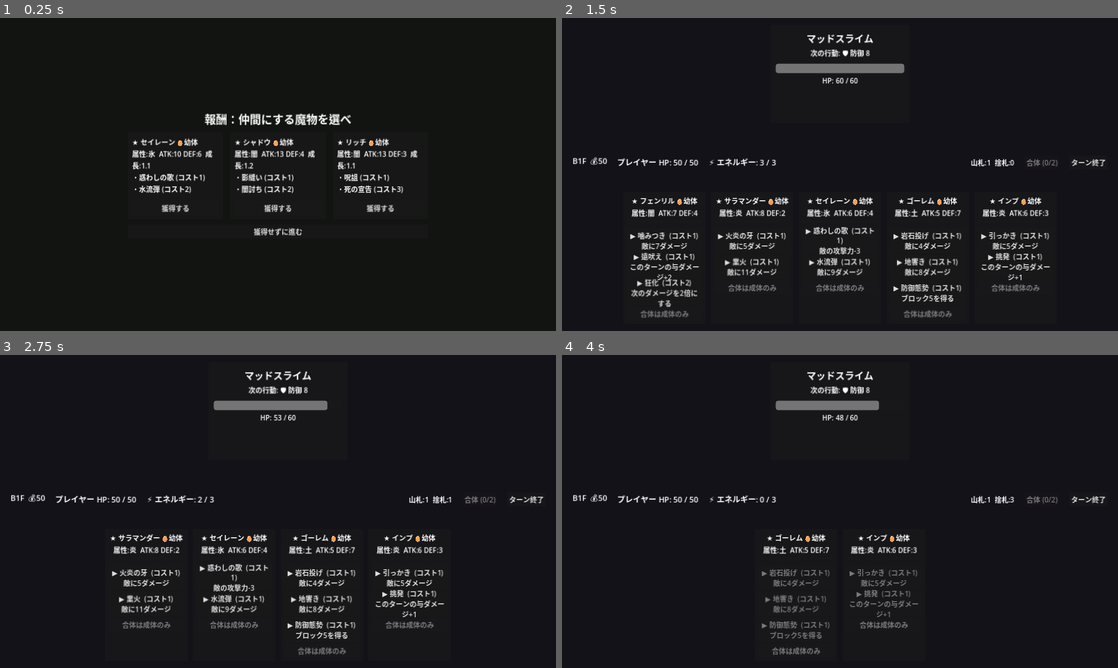
Above: before the commit, frames 1-4 (two rows, left to right).
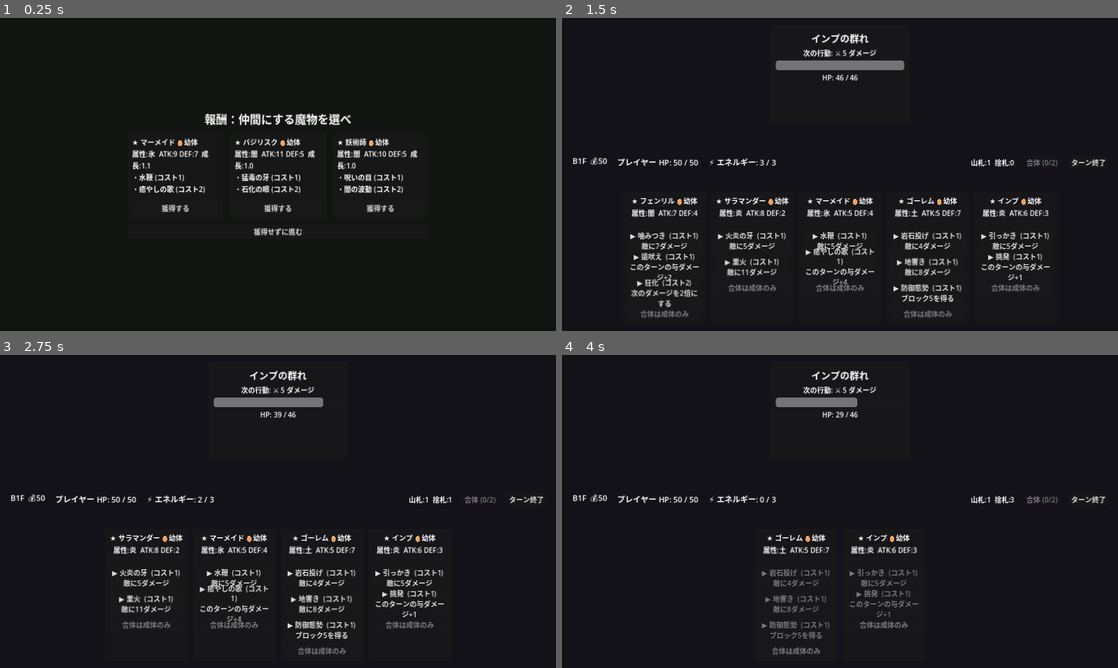
Above: after the commit, the same moments.

Repository: bakery48/mortal-pact
Game: Godot game, scene res://scenes/ui/reward.tscn
Two runs of this game, one before a commit and one after it. Both use one fixed random seed, a clock stepped at 60 frames per second and the inputs below. This scene is started directly instead of the project's main scene.
Inputs (mouse positions are in pixels of both pictures, inside the frame that each line leads up to):
- Up to frame 1 (0.25 s): no input
- Up to frame 2 (1.5 s): click "獲得する" at 0.5 s; click "進む" at 1.25 s
- Up to frame 3 (2.75 s): click "▶ 噛みつき (コスト1) 敵に7ダメージ" at 2 s
- Up to frame 4 (4 s): click "▶ 火炎の牙 (コスト1) 敵に5ダメージ" at 2.75 s; click (751, 577) at 3.5 s, where only the run before the commit has a clickable "▶ 惑わしの歌 (コスト1) 敵の攻撃力-3"

The runs differ from the first frame. In frame 1, 1.3% of the frame differs, in the area x 25-74%, y 38-56%; in frame 2, 2.0%, in the area x 38-62%, y 4-86%; in frame 3, 1.9%; in frame 4, 1.0%.

Commit message:
状態異常システムを実装（毒・炎上・凍結・再生）
- StatusSet クラスを追加し、敵・プレイヤー双方が状態異常を保持
  毒=毎ターンDoT(減衰) / 炎上=被ダメ1.5倍 / 凍結=行動スキップ / 再生=毎ターン回復
- コマンド効果に POISON/BURN/FREEZE/REGEN を追加（計12種）
- 敵に毒付与インテント(POISON)を追加し、毒蛇・邪毒の妖蛆・深淵の王に付与
- 炎上中の被ダメ増加、凍結による行動スキップ、毒の固定ダメージを実装
- 状態異常特化の魔物6種を追加（カタログ46種）
- カード表示・HUD（敵/自陣の状態アイコン）を更新
- 図鑑HTMLを再生成、生成スクリプトを冪等化、README/設計書を更新

https://claude.ai/code/session_01SGpNd8xjjtE9S1hYpNHnwi

Diff:
--- a/scenes/battle/battle_manager.gd
+++ b/scenes/battle/battle_manager.gd
@@ -22,6 +22,8 @@
 var double_next := false
 ## プレイヤーのブロック（敵の攻撃を軽減）。プレイヤーターン開始でリセット。
 var player_block := 0
+## プレイヤーにかかった状態異常（毒・再生など）。
+var player_status := StatusSet.new()
 var battle_over := false
 
 var enemy: EnemyUI
@@ -159,6 +161,19 @@
 func _start_player_turn() -> void:
 	if battle_over:
 		return
+
+	# プレイヤーの状態異常を処理（毒ダメージ・再生回復）。
+	var pt := player_status.tick_turn()
+	if pt.poison > 0:
+		player_hp = max(0, player_hp - int(pt.poison))
+		_flash_message("毒で %d ダメージ" % int(pt.poison))
+	if pt.regen > 0:
+		player_hp = mini(player_max_hp, player_hp + int(pt.regen))
+	if player_hp <= 0:
+		_refresh()
+		_lose()
+		return
+
 	energy = MAX_ENERGY
 	atk_buff = 0
 	double_next = false
@@ -240,6 +255,14 @@
 			enemy.apply_weaken(p)
 		CommandData.Effect.ENERGY:
 			energy += cmd.power # エネルギーは段階補正なしの素の値
+		CommandData.Effect.POISON:
+			enemy.add_status(StatusSet.Status.POISON, p)
+		CommandData.Effect.BURN:
+			enemy.add_status(StatusSet.Status.BURN, cmd.power) # 炎上は素のターン数
+		CommandData.Effect.FREEZE:
+			enemy.add_status(StatusSet.Status.FREEZE, cmd.power) # 凍結は素の回数
+		CommandData.Effect.REGEN:
+			player_status.add(StatusSet.Status.REGEN, p)
 
 func _on_end_turn_pressed() -> void:
 	if battle_over:
@@ -247,16 +270,35 @@
 	_enemy_turn()
 
 func _enemy_turn() -> void:
-	# 自ターン開始でブロックをリセットし、予告した行動を実行。
-	enemy.reset_block()
-	var dmg := enemy.execute()
-	if dmg > 0:
-		# プレイヤーのブロックで軽減する。
-		var actual := max(0, dmg - player_block)
-		player_block = max(0, player_block - dmg)
-		if actual > 0:
-			player_hp = max(0, player_hp - actual)
-			Audio.play_se("hit")
+	# 敵の状態異常を処理（毒ダメージ・再生回復）。
+	var et := enemy.status.tick_turn()
+	if et.poison > 0:
+		enemy.take_fixed(int(et.poison))
+		_flash_message("%s は毒で %d ダメージ" % [enemy.enemy_name, int(et.poison)])
+	if et.regen > 0:
+		enemy.heal(int(et.regen))
+	_refresh()
+	if enemy.is_dead():
+		_win()
+		return
+
+	# 凍結中なら行動をスキップ。
+	if enemy.status.consume_freeze():
+		_flash_message("%s は凍結して動けない！" % enemy.enemy_name)
+	else:
+		# 自ターン開始でブロックをリセットし、予告した行動を実行。
+		enemy.reset_block()
+		var dmg := enemy.execute()
+		if enemy.intent_type == EnemyUI.Intent.POISON:
+			player_status.add(StatusSet.Status.POISON, enemy.intent_value)
+			_flash_message("毒 %d を受けた" % enemy.intent_value)
+		elif dmg > 0:
+			# プレイヤーのブロックで軽減する。
+			var actual := max(0, dmg - player_block)
+			player_block = max(0, player_block - dmg)
+			if actual > 0:
+				player_hp = max(0, player_hp - actual)
+				Audio.play_se("hit")
 	_refresh()
 	if player_hp <= 0:
 		_lose()
@@ -340,6 +382,9 @@
 	var hp_text := "プレイヤー HP: %d / %d" % [player_hp, player_max_hp]
 	if player_block > 0:
 		hp_text += "  🛡%d" % player_block
+	var pst := player_status.label()
+	if pst != "":
+		hp_text += "  " + pst
 	_hp_label.text = hp_text
 	_energy_label.text = "⚡ エネルギー: %d / %d" % [energy, MAX_ENERGY]
 
--- a/scenes/battle/card.gd
+++ b/scenes/battle/card.gd
@@ -94,6 +94,14 @@
 			return "敵の攻撃力-%d" % p
 		CommandData.Effect.ENERGY:
 			return "エネルギー+%d" % cmd.power
+		CommandData.Effect.POISON:
+			return "敵に毒%dを付与" % p
+		CommandData.Effect.BURN:
+			return "敵を%dターン炎上(被ダメ1.5倍)" % cmd.power
+		CommandData.Effect.FREEZE:
+			return "敵を%d回凍結させる" % cmd.power
+		CommandData.Effect.REGEN:
+			return "再生%dを得る(毎ターン回復)" % p
 	return cmd.description
 
 ## 現在のエネルギーに応じて、払えないコマンドのボタンを無効化する。
--- a/scenes/battle/enemy.gd
+++ b/scenes/battle/enemy.gd
@@ -5,13 +5,14 @@
 ## 行動パターン（pattern）を順に実行し、次の行動を「予告（intent）」として表示する。
 ## 行動種別：攻撃 / 防御（ブロック獲得）/ 強化（攻撃力上昇）/ 回復。
 
-enum Intent { ATTACK, DEFEND, BUFF, HEAL }
+enum Intent { ATTACK, DEFEND, BUFF, HEAL, POISON }
 
 const INTENT_ICON := {
 	Intent.ATTACK: "⚔",
 	Intent.DEFEND: "🛡",
 	Intent.BUFF: "💪",
 	Intent.HEAL: "✚",
+	Intent.POISON: "☠",
 }
 
 var enemy_name: String = "敵"
@@ -19,6 +20,7 @@
 var hp: int = 60
 var block: int = 0
 var attack_bonus: int = 0
+var status := StatusSet.new()
 
 ## 行動パターン（Dictionary の配列）。各要素は {"type": Intent, "value": int}。
 var pattern: Array = []
@@ -113,7 +115,7 @@
 	_update()
 
 func take_damage(amount: int) -> void:
-	var remaining := amount
+	var remaining := roundi(amount * status.damage_multiplier()) # 炎上中は被ダメ増加
 	if block > 0:
 		var absorbed := mini(block, remaining)
 		block -= absorbed
@@ -123,7 +125,20 @@
 
 ## ブロックを無視してダメージを与える（貫通攻撃）。
 func take_damage_pierce(amount: int) -> void:
+	hp = maxi(0, hp - roundi(amount * status.damage_multiplier()))
+	_update()
+
+## 毒など、ブロック・炎上補正を無視する固定ダメージ。
+func take_fixed(amount: int) -> void:
 	hp = maxi(0, hp - amount)
+	_update()
+
+func heal(amount: int) -> void:
+	hp = mini(max_hp, hp + amount)
+	_update()
+
+func add_status(s: int, amount: int) -> void:
+	status.add(s, amount)
 	_update()
 
 ## 攻撃力を下げる（弱体化）。予告中の攻撃にも即時反映する。
@@ -153,10 +168,15 @@
 				_intent_label.text = "次の行動: %s 攻撃力+%d" % [icon, intent_value]
 			Intent.HEAL:
 				_intent_label.text = "次の行動: %s 回復 %d" % [icon, intent_value]
+			Intent.POISON:
+				_intent_label.text = "次の行動: %s 毒 %d を付与" % [icon, intent_value]
 	if _status_label != null:
 		var parts: Array[String] = []
 		if block > 0:
 			parts.append("🛡%d" % block)
 		if attack_bonus > 0:
 			parts.append("攻撃+%d" % attack_bonus)
+		var st := status.label()
+		if st != "":
+			parts.append(st)
 		_status_label.text = "  ".join(parts)
--- a/scripts/command_data.gd
+++ b/scripts/command_data.gd
@@ -13,6 +13,10 @@
 	PIERCE,      ## 敵のブロックを無視して power ダメージ
 	WEAKEN,      ## 敵の攻撃力を power 下げる
 	ENERGY,      ## このターンのエネルギーを power 回復
+	POISON,      ## 敵に毒 power を付与（毎ターンダメージ）
+	BURN,        ## 敵に炎上 power ターンを付与（被ダメ1.5倍）
+	FREEZE,      ## 敵を power 回凍結（行動スキップ）
+	REGEN,       ## プレイヤーに再生 power を付与（毎ターン回復）
 }
 
 @export var command_name: String = "コマンド"
--- a/scripts/enemy_database.gd
+++ b/scripts/enemy_database.gd
@@ -16,6 +16,7 @@
 	var A := EnemyUI.Intent.ATTACK
 	var D := EnemyUI.Intent.DEFEND
 	var B := EnemyUI.Intent.BUFF
+	var P := EnemyUI.Intent.POISON
 	return [
 		_enemy("ゴブリン", 44, [_move(A, 8), _move(A, 6), _move(D, 6)]),
 		_enemy("スケルトン", 50, [_move(A, 7), _move(A, 10)]),
@@ -23,6 +24,7 @@
 		_enemy("ホブゴブリン", 56, [_move(A, 9), _move(B, 3), _move(A, 11)]),
 		_enemy("マッドスライム", 60, [_move(D, 8), _move(A, 7)]),
 		_enemy("インプの群れ", 46, [_move(A, 5), _move(A, 5), _move(A, 8)]),
+		_enemy("毒蛇", 42, [_move(P, 3), _move(A, 7), _move(A, 9)]),
 	]
 
 # --- エリート ---------------------------------------------------------------
@@ -32,11 +34,13 @@
 	var D := EnemyUI.Intent.DEFEND
 	var B := EnemyUI.Intent.BUFF
 	var H := EnemyUI.Intent.HEAL
+	var P := EnemyUI.Intent.POISON
 	return [
 		_enemy("オーガ", 88, [_move(A, 13), _move(B, 4), _move(A, 18)]),
 		_enemy("闇の魔女", 80, [_move(A, 10), _move(H, 14), _move(A, 14)]),
 		_enemy("ガーゴイル", 95, [_move(D, 12), _move(A, 15), _move(A, 9)]),
 		_enemy("地獄の番犬", 84, [_move(A, 12), _move(A, 12), _move(B, 5)]),
+		_enemy("邪毒の妖蛆", 78, [_move(P, 5), _move(A, 11), _move(D, 10)]),
 	]
 
 # --- ボス -------------------------------------------------------------------
@@ -46,10 +50,11 @@
 	var D := EnemyUI.Intent.DEFEND
 	var B := EnemyUI.Intent.BUFF
 	var H := EnemyUI.Intent.HEAL
+	var P := EnemyUI.Intent.POISON
 	return [
 		_enemy("死の騎士", 150, [_move(A, 16), _move(D, 12), _move(A, 24), _move(B, 4)], true),
 		_enemy("双頭の竜", 175, [_move(A, 14), _move(A, 14), _move(B, 6), _move(A, 28)], true),
-		_enemy("深淵の王", 200, [_move(D, 15), _move(A, 18), _move(H, 20), _move(A, 26)], true),
+		_enemy("深淵の王", 200, [_move(P, 6), _move(A, 18), _move(H, 20), _move(A, 26)], true),
 	]
 
 # --- ランダム取得 -----------------------------------------------------------
--- a/scripts/monster_factory.gd
+++ b/scripts/monster_factory.gd
@@ -225,6 +225,32 @@
 	list.append(_monster("グリモワール", 6, 5, MonsterData.Element.NONE, 1.2, [
 		_cmd("詠唱", 1, CommandData.Effect.ENERGY, 2, "エネルギー+2"),
 		_cmd("禁呪", 3, CommandData.Effect.DOUBLE_NEXT, 0, "次のダメージを2倍にする"),
+	]))
+
+	# --- 状態異常特化 ---
+	list.append(_monster("バジリスク", 11, 5, MonsterData.Element.DARK, 1.0, [
+		_cmd("猛毒の牙", 1, CommandData.Effect.POISON, 4, "敵に毒4を付与"),
+		_cmd("石化の眼", 2, CommandData.Effect.DAMAGE, 13, "敵に13ダメージ"),
+	]))
+	list.append(_monster("毒沼の主", 9, 9, MonsterData.Element.EARTH, 0.9, [
+		_cmd("汚泥", 1, CommandData.Effect.POISON, 3, "敵に毒3を付与"),
+		_cmd("飲み込む", 2, CommandData.Effect.DAMAGE, 14, "敵に14ダメージ"),
+	]))
+	list.append(_monster("イグニス", 13, 4, MonsterData.Element.FIRE, 1.1, [
+		_cmd("発火", 1, CommandData.Effect.BURN, 2, "敵を2ターン炎上"),
+		_cmd("火炎弾", 2, CommandData.Effect.DAMAGE, 15, "敵に15ダメージ"),
+	]))
+	list.append(_monster("フロストゴーレム", 8, 13, MonsterData.Element.ICE, 0.8, [
+		_cmd("絶対零度", 2, CommandData.Effect.FREEZE, 1, "敵を1回凍結"),
+		_cmd("氷塊", 1, CommandData.Effect.DAMAGE, 9, "敵に9ダメージ"),
+	]))
+	list.append(_monster("世界樹の苗", 5, 8, MonsterData.Element.LIGHT, 1.2, [
+		_cmd("芽吹き", 1, CommandData.Effect.REGEN, 4, "再生4を得る"),
+		_cmd("癒やしの光", 2, CommandData.Effect.HEAL, 12, "HPを12回復"),
+	]))
+	list.append(_monster("コカトリス", 12, 5, MonsterData.Element.WIND, 1.0, [
+		_cmd("毒の翼", 1, CommandData.Effect.POISON, 3, "敵に毒3を付与"),
+		_cmd("つつき", 1, CommandData.Effect.DAMAGE, 9, "敵に9ダメージ"),
 	]))
 
 	return list
--- /dev/null
+++ b/scripts/status_set.gd
@@ -0,0 +1,60 @@
+class_name StatusSet
+extends RefCounted
+
+## 状態異常をまとめて管理する。敵・プレイヤー双方が1つずつ持つ。
+##  毒(POISON)  ：毎ターン量ぶんHP減少し、1ずつ減衰
+##  炎上(BURN)  ：被ダメージ1.5倍（残りターン制）
+##  凍結(FREEZE)：行動を回数ぶんスキップ
+##  再生(REGEN) ：毎ターン量ぶんHP回復し、1ずつ減衰
+
+enum Status { POISON, BURN, FREEZE, REGEN }
+
+const ICON := {
+	Status.POISON: "☠",
+	Status.BURN: "🔥",
+	Status.FREEZE: "❄",
+	Status.REGEN: "💚",
+}
+
+var values := {} # Status(int) -> int
+
+func add(s: int, amount: int) -> void:
+	values[s] = amount_of(s) + amount
+
+func amount_of(s: int) -> int:
+	return int(values.get(s, 0))
+
+func has(s: int) -> bool:
+	return amount_of(s) > 0
+
+## ターン開始処理：毒ダメージ・再生回復量を返し、各カウンタを1減らす。
+## 戻り値 {"poison": int, "regen": int}
+func tick_turn() -> Dictionary:
+	var result := {"poison": amount_of(Status.POISON), "regen": amount_of(Status.REGEN)}
+	for s in [Status.POISON, Status.REGEN, Status.BURN]:
+		if has(s):
+			values[s] = amount_of(s) - 1
+			if amount_of(s) <= 0:
+				values.erase(s)
+	return result
+
+## 凍結を1つ消費する。行動をスキップするなら true。
+func consume_freeze() -> bool:
+	if has(Status.FREEZE):
+		values[Status.FREEZE] = amount_of(Status.FREEZE) - 1
+		if amount_of(Status.FREEZE) <= 0:
+			values.erase(Status.FREEZE)
+		return true
+	return false
+
+## 被ダメージ倍率（炎上中は1.5倍）。
+func damage_multiplier() -> float:
+	return 1.5 if has(Status.BURN) else 1.0
+
+## 表示用のアイコン文字列（例：「☠3 🔥2」）。
+func label() -> String:
+	var parts: Array[String] = []
+	for s in [Status.POISON, Status.BURN, Status.FREEZE, Status.REGEN]:
+		if has(s):
+			parts.append("%s%d" % [ICON[s], amount_of(s)])
+	return " ".join(parts)
Not shown, changed: README.md
Not shown, changed: game_design.html
Not shown, changed: tools/gen_monster_html.py
